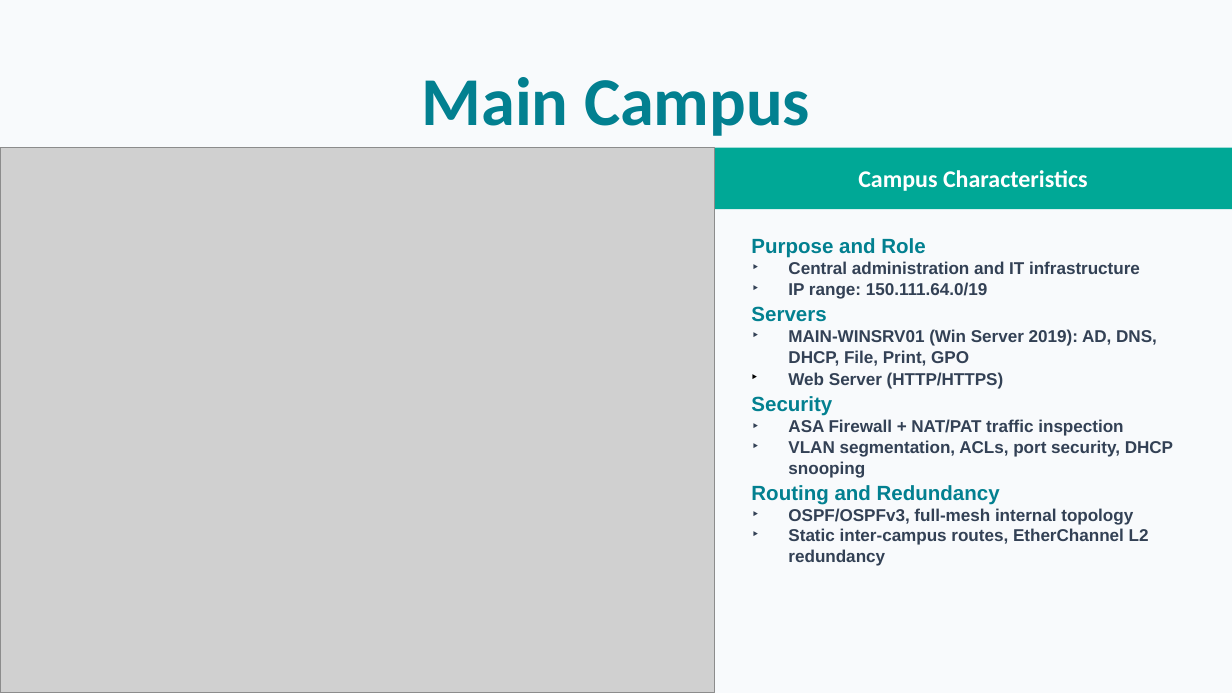
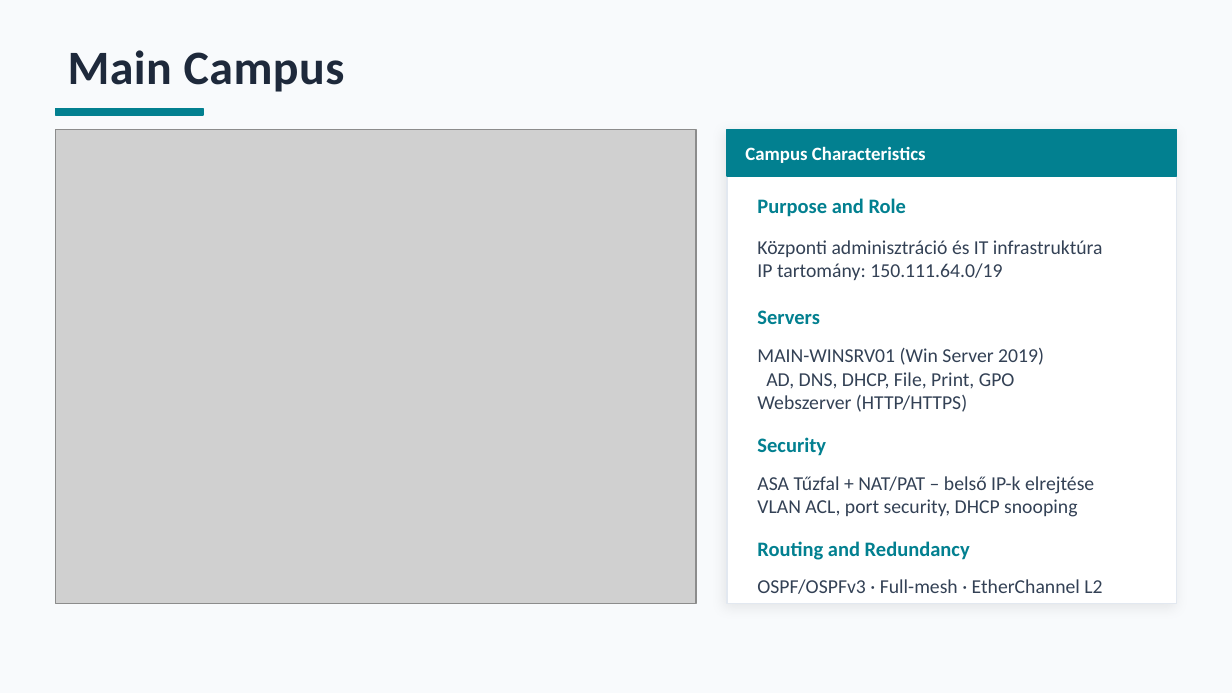
Before and after one commit to brautigampeter/Peters-n-Johnsons-Tech, a slide deck: slide 6 of PnJT - Háromkampuszos Egyetemi Hálózat prezentáció - English.pptx (slide 5 before the commit). Drawn at 1232x693 pixels with LibreOffice and Linux fonts; fonts in the diff are those of the drawing; grey boxes stand for pictures. Boxes give left, top, right and bottom in pixels: in the first picture for what was removed or moved away, otherwise in the second. Text is boxed around its words. In the diff, an @@ line names an element or a change of style, - is before the commit and + after.

```diff
--- a/PnJT - Háromkampuszos Egyetemi Hálózat prezentáció - English.pptx
+++ b/PnJT - Háromkampuszos Egyetemi Hálózat prezentáció - English.pptx
@@ text "Main Campus": place and size @@
-text "Main Campus" at box(422, 77, 810, 136)
+text "Main Campus" at box(68, 50, 345, 92)
@@ text "Main Campus" at box(68, 50, 345, 92): size 40 to 28 pt, text colour #028090 to #1E293B, letter spacing 0 to 0.3 pt; alignment centre to left @@
@@ rectangle added at box(55, 108, 203, 116), fill #028090, outline #028090 1 pt @@
@@ picture: place and size @@
-picture at box(0, 148, 715, 693)
+picture at box(55, 129, 696, 604)
@@ rectangle: place and size @@
-rectangle at box(715, 148, 1232, 209)
+rectangle at box(727, 129, 1177, 176)
@@ rectangle at box(727, 129, 1177, 176): fill #00A896 to #028090; outline none to #028090 1 pt @@
@@ rectangle added at box(727, 129, 1177, 604), fill #FFFFFF, outline #E2E8F0 1 pt @@
@@ text "Campus Characteristics": place and size @@
-text "Campus Characteristics" at box(858, 170, 1088, 191)
+text "Campus Characteristics" at box(745, 146, 926, 163)
@@ text "Campus Characteristics" at box(745, 146, 926, 163): size 14 to 11 pt; alignment centre to left @@
@@ text added at box(757, 198, 907, 217), 12 pt, text #028090, bold @@
+Purpose and Role
@@ text removed at box(751, 238, 1173, 566) @@
-Purpose and Role
-‣ Central administration and IT infrastructure
-‣ IP range: 150.111.64.0/19
-Servers
-‣ MAIN-WINSRV01 (Win Server 2019): AD, DNS, DHCP, File, Print, GPO
-‣ Web Server (HTTP/HTTPS)
-Security
-‣ ASA Firewall + NAT/PAT traffic inspection
-‣ VLAN segmentation, ACLs, port security, DHCP snooping
-Routing and Redundancy
-‣ OSPF/OSPFv3, full-mesh internal topology
-‣ Static inter-campus routes, EtherChannel L2 redundancy
@@ text added at box(757, 240, 1103, 280), 11.5 pt, text #334155 @@
+Központi adminisztráció és IT infrastruktúra
+IP tartomány: 150.111.64.0/19
@@ text added at box(757, 310, 820, 324), 12 pt, text #028090, bold @@
+Servers
@@ text added at box(757, 348, 1044, 412), 11.5 pt, text #334155 @@
+MAIN-WINSRV01 (Win Server 2019)
+AD, DNS, DHCP, File, Print, GPO
+Webszerver (HTTP/HTTPS)
@@ text added at box(757, 437, 826, 456), 12 pt, text #028090, bold @@
+Security
@@ text added at box(757, 476, 1094, 517), 11.5 pt, text #334155 @@
+ASA Tűzfal + NAT/PAT – belső IP-k elrejtése
+VLAN ACL, port security, DHCP snooping
@@ text added at box(757, 541, 970, 560), 12 pt, text #028090, bold @@
+Routing and Redundancy
@@ text added at box(757, 579, 1102, 594), 11.5 pt, text #334155 @@
+OSPF/OSPFv3 · Full-mesh · EtherChannel L2
```
Also in this commit, not shown: 5 other slides changed, 17 slides added, 7 slides removed, 1 other file.
